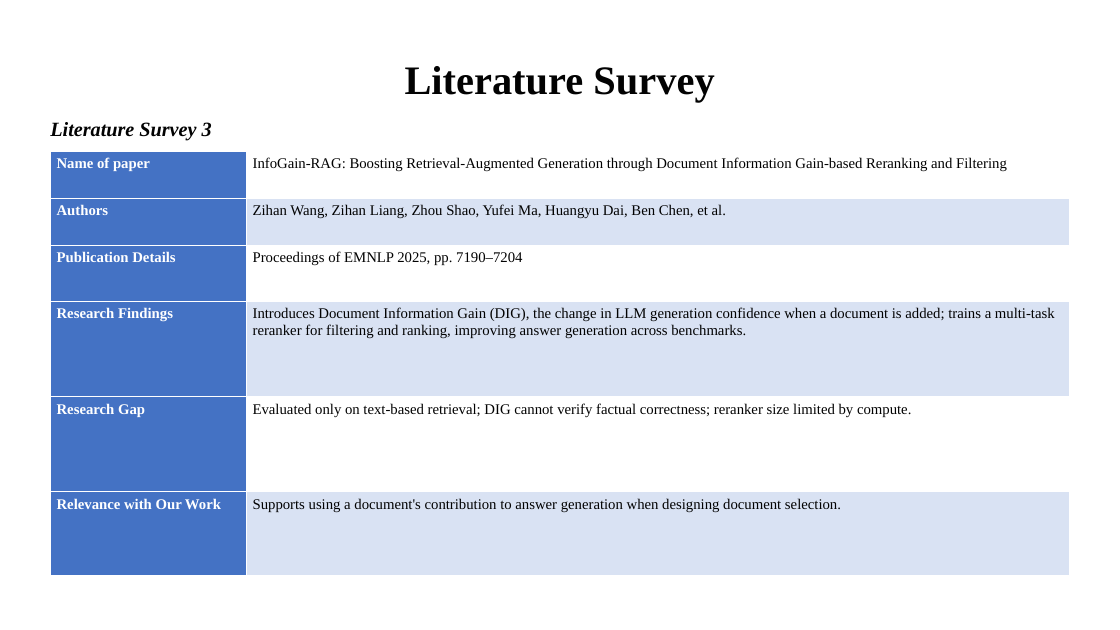
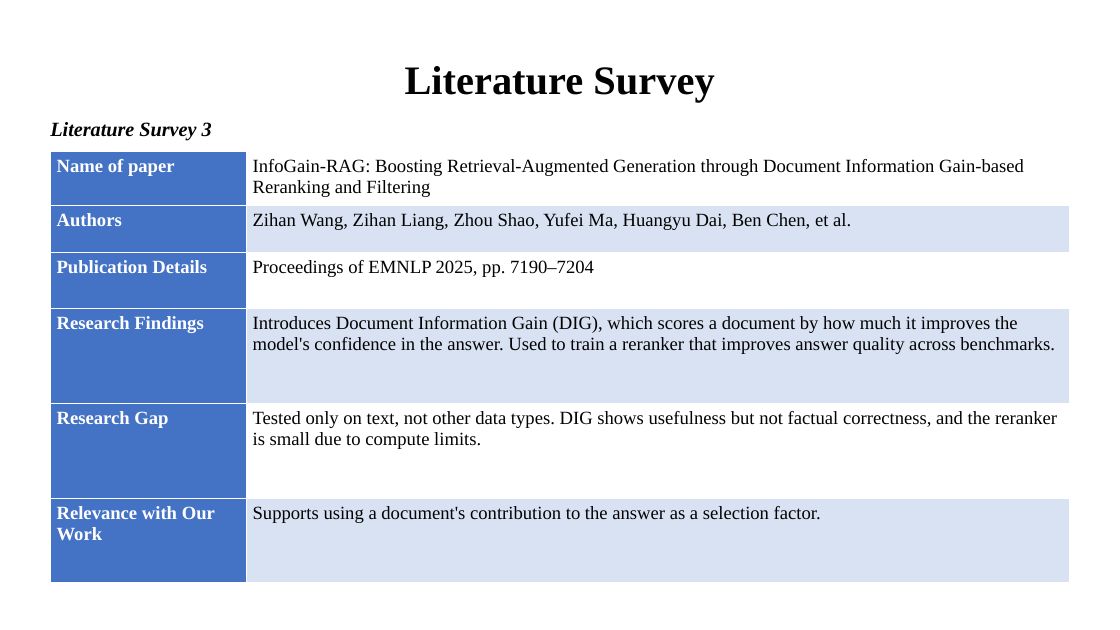
Before and after one commit to KunalDahal/State-Aware-Retrieval, a slide deck: slide 6 of methodology/presentation/ppt1.pptx. Drawn at 1120x630 pixels with LibreOffice and Linux fonts; fonts in the diff are those of the drawing. Boxes give left, top, right and bottom in pixels: in the first picture for what was removed or moved away, otherwise in the second. Text is boxed around its words. In the diff, an @@ line names an element or a change of style, - is before the commit and + after.

```diff
--- a/methodology/presentation/ppt1.pptx
+++ b/methodology/presentation/ppt1.pptx
@@ table at [50,151,1070,582] @@
-row 4, column 2: Introduces Document Information Gain (DIG), the change in LLM generation confidence when a document is added; trains a multi-task reranker for filtering and ranking, improving answer generation across benchmarks.
+row 4, column 2: Introduces Document Information Gain (DIG), which scores a document by how much it improves the model's confidence in the answer. Used to train a reranker that improves answer quality across benchmarks.
-row 5, column 2: Evaluated only on text-based retrieval; DIG cannot verify factual correctness; reranker size limited by compute.
+row 5, column 2: Tested only on text, not other data types. DIG shows usefulness but not factual correctness, and the reranker is small due to compute limits.
-row 6, column 2: Supports using a document's contribution to answer generation when designing document selection.
+row 6, column 2: Supports using a document's contribution to the answer as a selection factor.
@@ size 9.5 to 12 pt in "Name of paper", "InfoGain-RAG: Boosting Retrieval-Augmented Generation throug ...", "Authors", "Zihan Wang, Zihan Liang, Zhou Shao, Yufei ..." and 5 more places @@
```
Also in this commit, not shown: 17 other slides changed, 1 other file.
